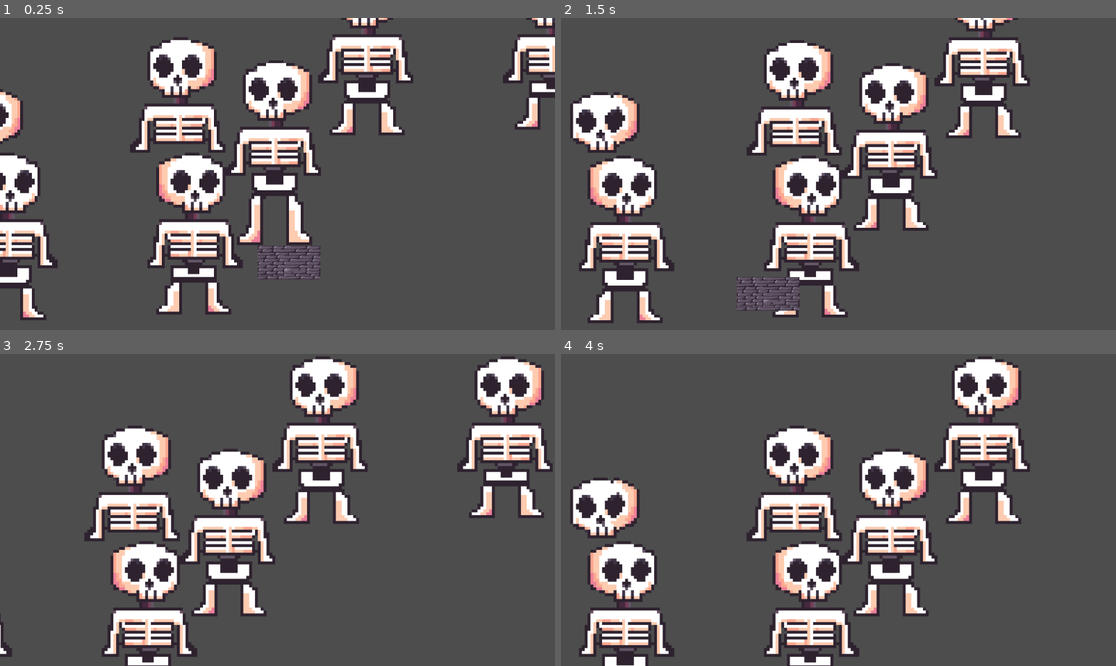
Above: before the commit, frames 1-4 (two rows, left to right).
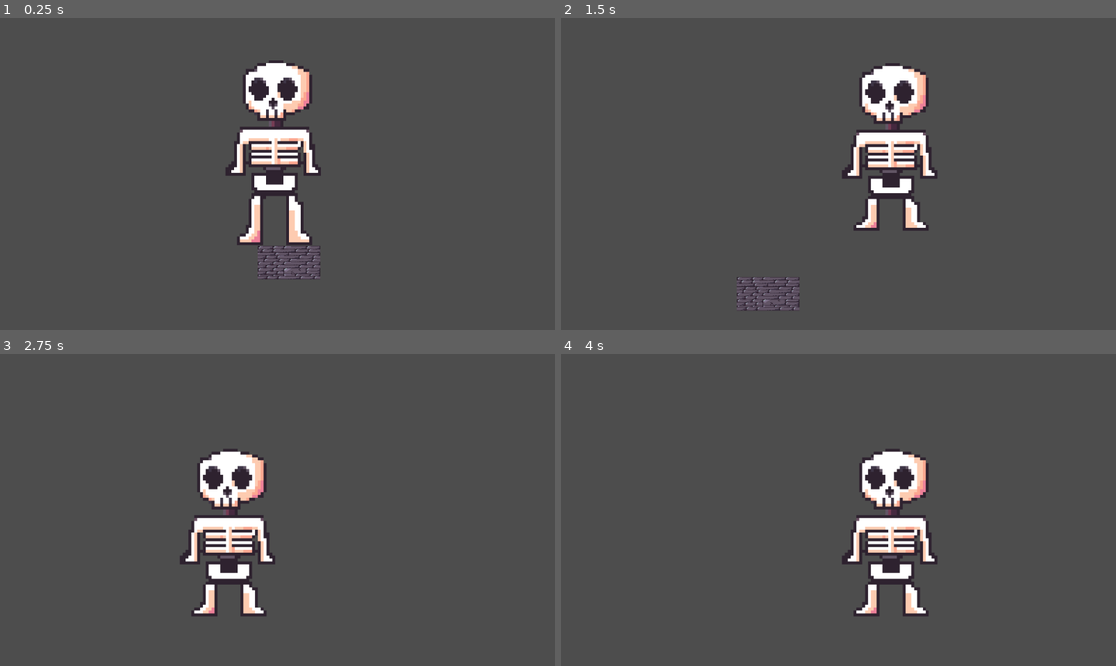
Above: after the commit, the same moments.

Repository: Hexalikk/Mini-Jame-Gam-55
Game: Godot game, scene res://scenes/main.tscn
The game is run twice, just before and just after one commit, with the same random seed, the same clock (stepped at 60 frames per second) and the same inputs.
Inputs:
- Up to frame 1 (0.25 s): no input
- Up to frame 2 (1.5 s): tap Enter at 0.5 s; hold Right (ui_right) from 0.53 s (still down); tap E (throw a bone) at 0.6, 1.35 s; tap Space (jump) at 0.77 s
- Up to frame 3 (2.75 s): tap Space (jump) at 1.52 s; release Right (ui_right) at 2.03 s; hold Left (ui_left) from 2.03 s (still down); tap E (throw a bone) at 2.1 s
- Up to frame 4 (4 s): release Left (ui_left) at 2.78 s; hold Right (ui_right) from 2.78 s (still down); tap E (throw a bone) at 2.85, 3.6 s; tap Space (jump) at 3.02, 3.77 s

The runs differ from the first frame. In frame 1, 18% of the frame differs, in the area x 0-100%, y 0-97%; in frame 2, 19%, in the area x 1-85%, y 0-98%; in frame 3, 18%; in frame 4, 19%.

Commit message:
delete sprite

Diff:
--- a/stronger-bones/scenes/player.tscn
+++ b/stronger-bones/scenes/player.tscn
@@ -63,10 +63,6 @@
 position = Vector2(-4, -5)
 shape = SubResource("RectangleShape2D_u8vuu")
 
-
-[node name="Sprite2D" type="Sprite2D" parent="." unique_id=553749333]
-texture = ExtResource("1_3vyb7")
-
 [node name="Camera2D" type="Camera2D" parent="." unique_id=722678850]
 drag_horizontal_enabled = true
 drag_vertical_enabled = true
